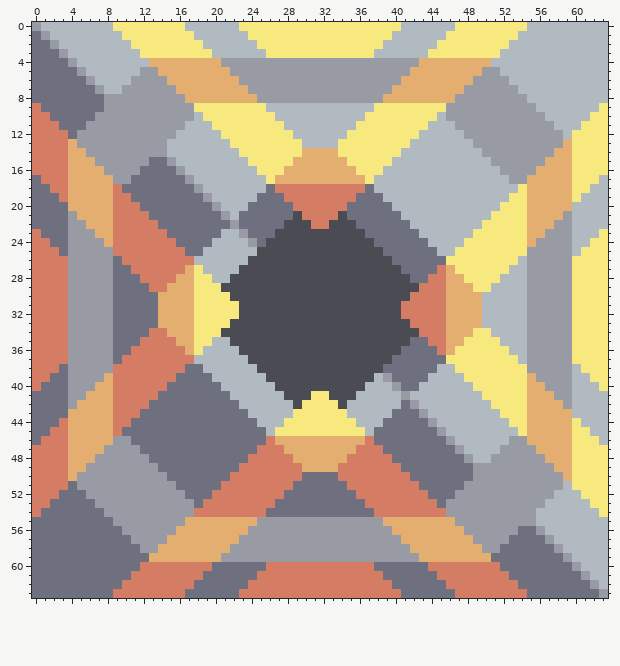
Pixel-art sprite, stored at sprites/blocks/production/surge/surge-smelter-i.png. The picture above was drawn from the file before the commit.
The file is 64x64 pixels.
The result:
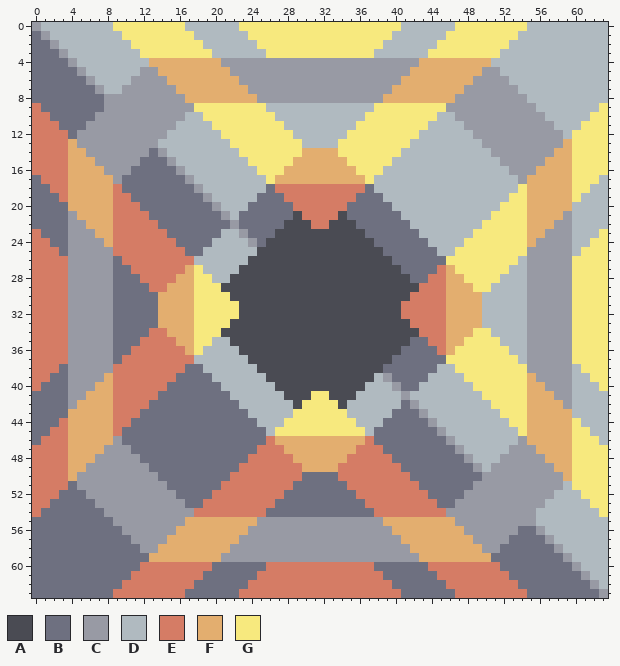
Palette (. is transparent): A #4a4b53  B #6e7080  C #989aa4  D #b0bac0  E #d57c65  F #e3ae6f  G #f7e97e
Difference:
The author changed colour C to colour B in row 14 at x 13; in row 15 at x 12; in row 16 at x 11; in row 17 at x 10; in row 46 at x 10; in row 47 at x 11.
The author changed colour C to colour B in row 48 at x 12; in row 49 at x 13; in row 50 at x 14 and 49; in row 51 at x 15 and 48; in row 52 at x 16 and 47; in row 53 at x 17 and 46.
The author changed colour C to colour D in row 10 at x 17 and 46; in row 11 at x 16 and 47; in row 12 at x 15 and 48; in row 13 at x 14 and 49; in row 14 at x 50; in row 15 at x 51.
The author changed colour C to colour D in row 16 at x 52; in row 17 at x 53; in row 46 at x 53; in row 47 at x 52; in row 48 at x 51; in row 49 at x 50.
